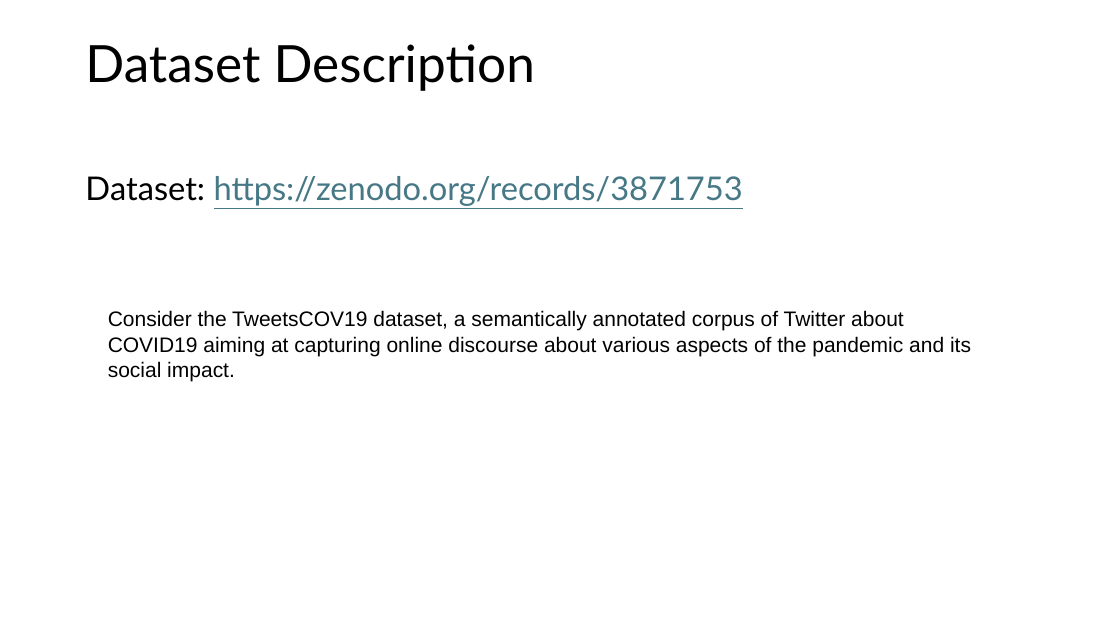
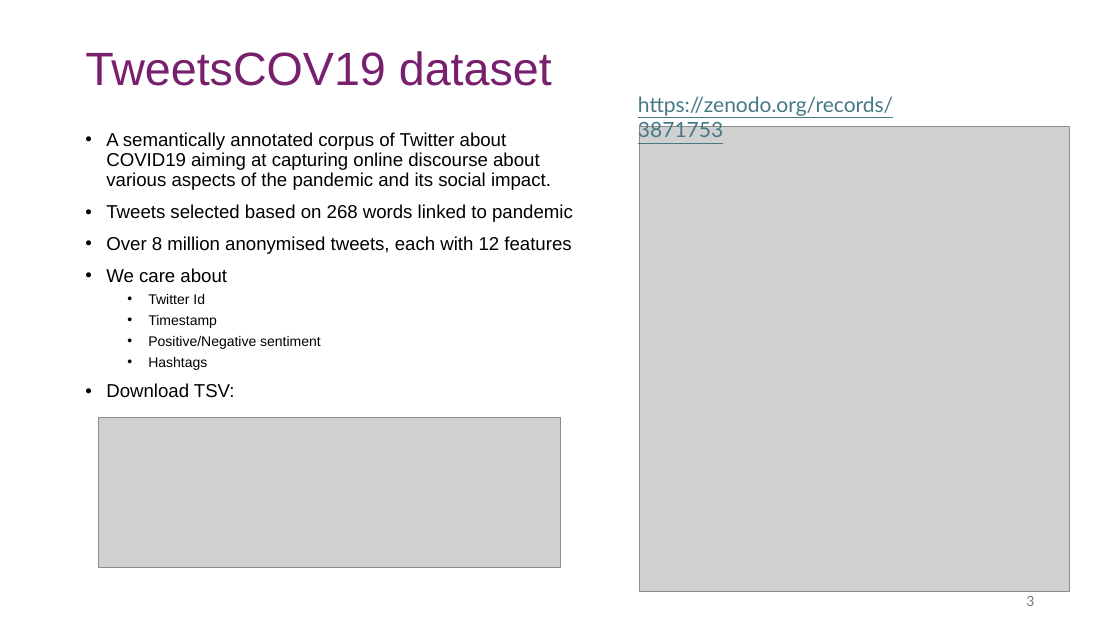
Before and after one commit to MattThePerson/SNA_Project_2024, a slide deck: slide 3 of Project Materials/Semiar Presentation.pptx (slide 4 before the commit). Drawn at 1120x630 pixels with LibreOffice and Linux fonts; fonts in the diff are those of the drawing; grey boxes stand for pictures. Boxes give left, top, right and bottom in pixels: in the first picture for what was removed or moved away, otherwise in the second. Text is boxed around its words. In the diff, an @@ line names an element or a change of style, - is before the commit and + after.

```diff
--- a/Project Materials/Semiar Presentation.pptx
+++ b/Project Materials/Semiar Presentation.pptx
@@ title at box(85, 51, 552, 86): text changed; size 44 to 40 pt; font Lato to Arial; text colour #000000 to #78206E @@
-Dataset Description
+TweetsCOV19 dataset
@@ text at box(638, 96, 893, 142): text changed; size 28 to 18 pt @@
-Dataset: https://zenodo.org/records/3871753
+https://zenodo.org/records/3871753
@@ text added at box(106, 132, 573, 398), 16 pt, text #000000 @@
+• A semantically annotated corpus of Twitter about COVID19 aiming at capturing online discourse about various aspects of the pandemic and its social impact.
+• Tweets selected based on 268 words linked to pandemic
+• Over 8 million anonymised tweets, each with 12 features
+• We care about
+  • Twitter Id
+  • Timestamp
+  • Positive/Negative sentiment
+  • Hashtags
+• Download TSV:
@@ picture added at box(639, 126, 1070, 592) @@
@@ text removed at box(108, 310, 971, 381) @@
-Consider the TweetsCOV19 dataset, a semantically annotated corpus of Twitter about COVID19 aiming at capturing online discourse about various aspects of the pandemic and its social impact.
@@ picture added at box(99, 418, 560, 567) @@
@@ page number added at box(1026, 596, 1034, 606), 12 pt, text #797979 @@
+3
```
Also in this commit, not shown: 1 other slide changed, 32 slides added, 6 slides removed.
